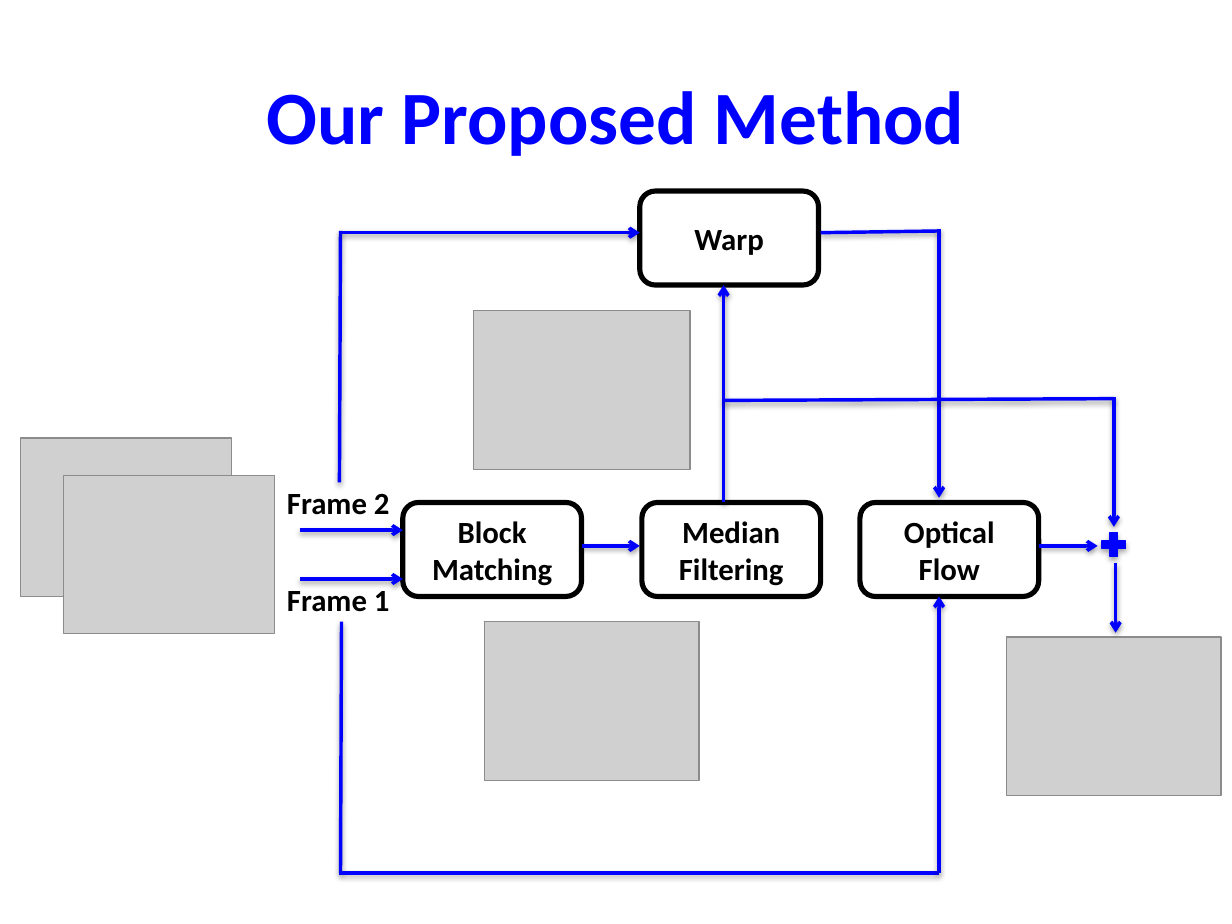
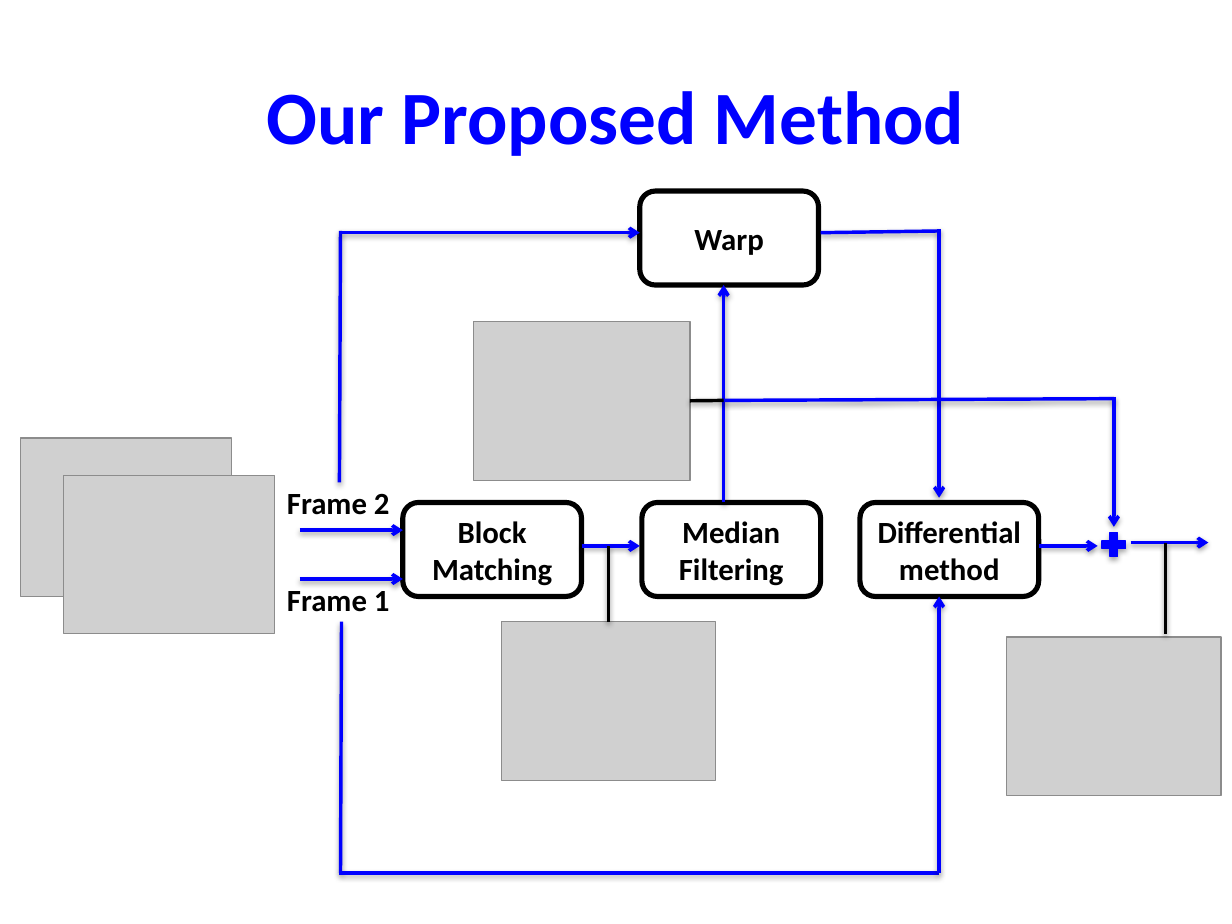
Before and after one commit to tkoolen/6869-project, a slide deck: slide 4 of presentation.pptx. Drawn at 1232x924 pixels with LibreOffice and Linux fonts; fonts in the diff are those of the drawing; grey boxes stand for pictures. Boxes give left, top, right and bottom in pixels: in the first picture for what was removed or moved away, otherwise in the second. Text is boxed around its words. In the diff, an @@ line names an element or a change of style, - is before the commit and + after.

Commit message:
Updated presentation with new figure and slides. Still need to update EPE in table..

```diff
--- a/presentation.pptx
+++ b/presentation.pptx
@@ picture: place and size @@
-picture at bbox=[473, 310, 690, 469]
+picture at bbox=[473, 322, 690, 480]
@@ line added from (723, 400) to (690, 400), #000000 2 pt @@
@@ text in rounded rectangle at bbox=[878, 521, 1021, 581]: text changed @@
-Optical Flow
+Differential method
@@ line added from (609, 622) to (609, 546), #000000 2 pt @@
@@ arrow added from (1131, 542) to (1209, 542), #0000FF 2 pt @@
@@ arrow moved from (1116, 563) - (1116, 633) to (1165, 633) - (1165, 542) @@
@@ arrow (1165, 633) - (1165, 542): arrow to line; stroke #0000FF 2 pt to #000000 2 pt @@
@@ picture: place and size @@
-picture at bbox=[484, 622, 699, 781]
+picture at bbox=[501, 622, 716, 781]
```
Also in this commit, not shown: 4 other slides changed, 3 slides added.
